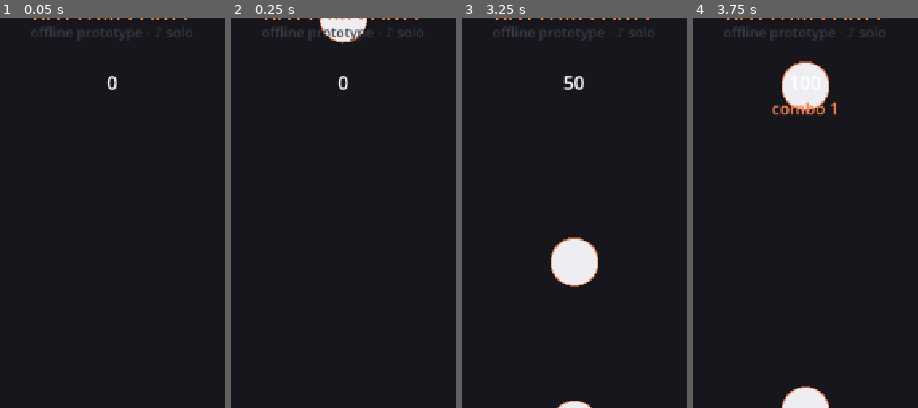
Above: before the commit, frames 1-4 (left to right).
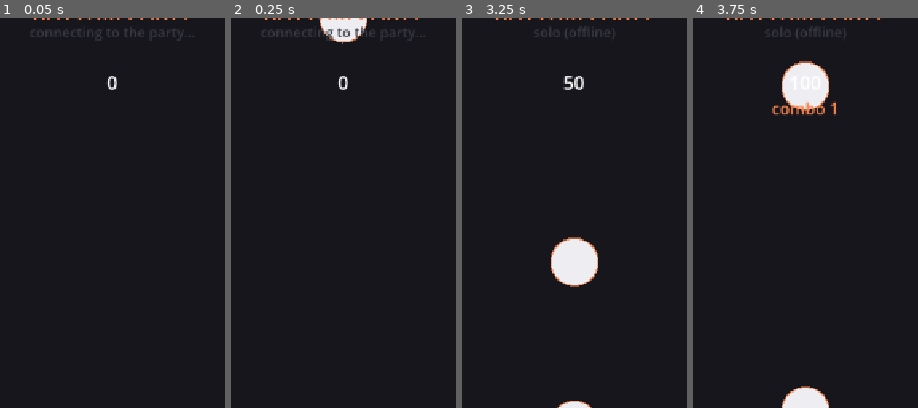
Above: after the commit, the same moments.

Repository: mirendev/sample-apps
Game: Godot game, scene res://main.tscn
The game is run twice, just before and just after one commit, with the same random seed, the same clock (stepped at 60 frames per second) and the same inputs.
Inputs (mouse positions are % of the whole screen's width and height, from its top left):
- Up to frame 1 (0.05 s): no input
- Up to frame 2 (0.25 s): no input
- Up to frame 3 (3.25 s): tap Space at 0.5, 0.77, 1.25, 1.52, 2, 2.75, 3.02 s; move the mouse to (72, 46) at 0.52 s; click (72, 46) at 0.67 s; move the mouse to (30, 56) at 1.27 s; click (30, 56) at 1.42 s; move the mouse to (60, 29) at 2.02 s; click (60, 29) at 2.17 s; move the mouse to (45, 72) at 2.77 s; click (45, 72) at 2.92 s
- Up to frame 4 (3.75 s): tap Space at 3.5 s; move the mouse to (80, 67) at 3.52 s; click (80, 67) at 3.67 s
The pictures show only the part of the screen within x 25-75%, y 5-55%; the shares and areas given below are measured in that part.

The runs differ from the first frame. In frame 1, 0.3% of the frame differs, in the area x 16-87%, y 2-6%; in frame 2, 0.5%; in frame 3, 0.4%; in frame 4, 0.4%.

Commit message:
rhythm-party: sync the room over WebSocket (step 3)
The conductor grows a /ws endpoint: a clock-sync handshake (ping/pong ->
offset estimate) plus a constant beat anchor, so every client derives the
same downbeat from global server time with no shared state. It also tracks
live presence and broadcasts the head count.

Client side: a ConductorClient (WebSocketPeer) runs the offset handshake
and swaps Conductor's time source from the local solo clock to server time
once synced, falling back to solo if no conductor is reachable. main.gd
shows the party count and sends hits (for the step-4 energy meter).

Verified against the live deploy: ~15ms RTT, ~5ms offset. coder/websocket
is vendored so the Go build stays hermetic.

Diff:
--- a/rhythm-party/game/conductor.gd
+++ b/rhythm-party/game/conductor.gd
@@ -28,6 +28,13 @@
 var _start_sec := 0.0
 var _last_whole_beat := -9999
 
+# Server-synced mode. Once the ConductorClient finishes its clock-sync
+# handshake, total_beats() switches from the local solo clock to global server
+# time, so every client lands on the same downbeat.
+var _synced := false
+var _epoch_ms := 0.0
+var _offset_ms := 0.0
+
 func start() -> void:
 	# Anchor "beat zero" LEAD_IN_BEATS into the future, so total_beats() counts
 	# up from a negative countdown. Later this anchor comes from the server.
@@ -38,8 +45,25 @@
 func seconds_per_beat() -> float:
 	return 60.0 / bpm
 
-## Absolute beats since "beat zero". Negative during the lead-in countdown.
+## Switch from solo timing to the room's shared beat. Called once when the
+## ConductorClient finishes its clock-sync handshake.
+func apply_server_sync(epoch: float, new_bpm: float, loop: int, offset: float) -> void:
+	_epoch_ms = epoch
+	bpm = new_bpm
+	beats_per_loop = loop
+	_offset_ms = offset
+	_synced = true
+
+## Refresh just the clock offset; later handshake samples correct for drift.
+func set_offset(offset_ms: float) -> void:
+	_offset_ms = offset_ms
+
+## Absolute beats since "beat zero". When synced, derived from global server
+## time; otherwise from the local solo clock (negative during the lead-in).
 func total_beats() -> float:
+	if _synced:
+		var server_now_ms := Time.get_unix_time_from_system() * 1000.0 + _offset_ms
+		return (server_now_ms - _epoch_ms) / 1000.0 / seconds_per_beat()
 	if not _running:
 		return 0.0
 	return (_now() - _start_sec) / seconds_per_beat()
@@ -49,7 +73,7 @@
 	return fposmod(total_beats(), float(beats_per_loop))
 
 func _process(_delta: float) -> void:
-	if not _running:
+	if not _running and not _synced:
 		return
 	var wb := int(floor(total_beats()))
 	if wb != _last_whole_beat:
--- /dev/null
+++ b/rhythm-party/game/conductor_client.gd
@@ -0,0 +1,110 @@
+class_name ConductorClient
+extends Node
+
+## Talks to the rhythm-party conductor over WebSocket. Two jobs:
+##   1. Clock sync (NTP-style): ping the server, measure round-trip, estimate the
+##      offset between our wall clock and the server's, keep the best sample.
+##   2. Relay the shared musical frame (epoch/bpm/loop) and the live party count.
+##
+## Gameplay never flows through here — only timing and ambient room state. If the
+## socket never opens, nothing breaks: the Conductor just stays in solo mode.
+
+signal synced(epoch_ms: float, server_bpm: float, server_loop_beats: int, offset_ms: float)
+signal offset_updated(offset_ms: float)
+signal party(online: int)
+
+const PING_INTERVAL_SEC := 2.0
+
+var _ws := WebSocketPeer.new()
+var _connected := false
+var _have_frame := false        # received a sync message
+var _emitted_synced := false
+var _best_rtt := INF
+var _offset_ms := 0.0
+var _ping_accum := 0.0
+var _epoch_ms := 0.0
+var _server_bpm := 110.0
+var _server_loop := 8
+
+func _ready() -> void:
+	var url := _conductor_url()
+	if url.is_empty():
+		return
+	var err := _ws.connect_to_url(url)
+	if err != OK:
+		push_warning("rhythm: WS connect to %s failed to start (err %d)" % [url, err])
+
+func _process(delta: float) -> void:
+	_ws.poll()
+	match _ws.get_ready_state():
+		WebSocketPeer.STATE_OPEN:
+			if not _connected:
+				_connected = true
+				_send_ping() # first sample immediately on open
+			while _ws.get_available_packet_count() > 0:
+				_handle(_ws.get_packet().get_string_from_utf8())
+			_ping_accum += delta
+			if _ping_accum >= PING_INTERVAL_SEC:
+				_ping_accum = 0.0
+				_send_ping()
+		WebSocketPeer.STATE_CLOSED:
+			_connected = false
+
+func send_hit() -> void:
+	if _connected:
+		_ws.send_text(JSON.stringify({"t": "hit"}))
+
+func _local_ms() -> float:
+	return Time.get_unix_time_from_system() * 1000.0
+
+func _send_ping() -> void:
+	_ws.send_text(JSON.stringify({"t": "ping", "c": _local_ms()}))
+
+func _handle(text: String) -> void:
+	var msg = JSON.parse_string(text)
+	if typeof(msg) != TYPE_DICTIONARY:
+		return
+	match str(msg.get("t", "")):
+		"sync":
+			_epoch_ms = float(msg.get("epoch", 0.0))
+			_server_bpm = float(msg.get("bpm", _server_bpm))
+			_server_loop = int(msg.get("loop_beats", _server_loop))
+			_have_frame = true
+			_maybe_emit_synced()
+		"pong":
+			_absorb_pong(float(msg.get("c", 0.0)), float(msg.get("s", 0.0)))
+		"party":
+			party.emit(int(msg.get("online", 0)))
+
+func _absorb_pong(c: float, s: float) -> void:
+	var now := _local_ms()
+	var rtt := now - c
+	if rtt < 0.0:
+		return
+	# Keep the lowest-latency sample; its offset estimate is the most trustworthy.
+	if rtt < _best_rtt:
+		_best_rtt = rtt
+		_offset_ms = s + rtt * 0.5 - now # server_now - local_now
+		if _emitted_synced:
+			offset_updated.emit(_offset_ms)
+	_maybe_emit_synced()
+
+func _maybe_emit_synced() -> void:
+	if _emitted_synced:
+		return
+	if _have_frame and _best_rtt < INF:
+		_emitted_synced = true
+		synced.emit(_epoch_ms, _server_bpm, _server_loop, _offset_ms)
+
+func _conductor_url() -> String:
+	# In a web export, talk to whatever host served the page (same origin).
+	if OS.has_feature("web") and Engine.has_singleton("JavaScriptBridge"):
+		var js := Engine.get_singleton("JavaScriptBridge")
+		var proto := str(js.eval("location.protocol", true))
+		var host := str(js.eval("location.host", true))
+		if host.is_empty():
+			return ""
+		var scheme := "wss" if proto == "https:" else "ws"
+		return "%s://%s/ws" % [scheme, host]
+	# Editor / desktop: talk to a locally-running conductor (no-op if absent).
+	return "ws://127.0.0.1:3000/ws"
--- a/rhythm-party/game/main.gd
+++ b/rhythm-party/game/main.gd
@@ -31,6 +31,10 @@
 var chart := [0.0, 2.0, 3.0, 4.0, 6.0, 7.0]
 
 var conductor: Conductor
+var net: ConductorClient
+var online := 0
+var is_synced := false
+
 var notes: Array = []        # each: { "beat": float (absolute), "judged": bool }
 var scheduled_until := -1    # highest loop index we've spawned notes for
 
@@ -48,6 +52,8 @@
 var judgment_label: Label
 var hint_label: Label
 
+var _net_grace := 0.0        # seconds since boot, for the "solo (offline)" fallback
+
 func _ready() -> void:
 	conductor = Conductor.new()
 	add_child(conductor)
@@ -74,6 +80,14 @@
 	hint_label.modulate = DIM
 
 	conductor.start()
+
+	# Join the room. Harmless if there's no conductor reachable — the Conductor
+	# just stays in solo mode and these signals never fire.
+	net = ConductorClient.new()
+	add_child(net)
+	net.synced.connect(_on_synced)
+	net.offset_updated.connect(func(o): conductor.set_offset(o))
+	net.party.connect(_on_party)
 
 func _make_label(pos: Vector2, size: int, align: int) -> Label:
 	var l := Label.new()
@@ -85,6 +99,7 @@
 	return l
 
 func _process(delta: float) -> void:
+	_net_grace += delta
 	var ab := conductor.total_beats()
 
 	# Spawn notes far enough ahead that they enter at the top of the screen.
@@ -118,6 +133,13 @@
 
 func _on_beat(_loop_index: int) -> void:
 	pulse = 1.0
+
+func _on_synced(epoch: float, bpm: float, loop: int, offset: float) -> void:
+	conductor.apply_server_sync(epoch, bpm, loop, offset)
+	is_synced = true
+
+func _on_party(n: int) -> void:
+	online = n
 
 func _unhandled_input(event: InputEvent) -> void:
 	var tapped := false
@@ -158,8 +180,9 @@
 	combo += 1
 	best_combo = maxi(best_combo, combo)
 	pulse = 1.0
-	# PARTY: also send {"t":"hit", "quality": ...} to the conductor here, so the
-	# room-wide combo meter ticks for everyone.
+	# Feeds the room-wide energy meter (step 4); ignored by the conductor today.
+	if net:
+		net.send_hit()
 
 func _register_miss() -> void:
 	combo = 0
@@ -174,6 +197,16 @@
 	combo_label.text = ("combo %d" % combo) if combo > 0 else " "
 	judgment_label.text = judgment
 	judgment_label.modulate = ACCENT if judgment == "PERFECT" else Color.WHITE
+
+	if is_synced:
+		party_label.text = "🎉 %d here · everyone on the same beat" % maxi(online, 1)
+		party_label.modulate = ACCENT
+	elif _net_grace < 3.0:
+		party_label.text = "connecting to the party…"
+		party_label.modulate = DIM
+	else:
+		party_label.text = "solo (offline)"
+		party_label.modulate = DIM
 
 func _draw() -> void:
 	draw_rect(Rect2(0, 0, W, H), BG)
Not shown, added: rhythm-party/game/conductor_client.gd.uid
Not shown, changed: rhythm-party/README.md
Not shown, changed: rhythm-party/conductor/go.mod
Not shown, added: rhythm-party/conductor/go.sum
Not shown, changed: rhythm-party/conductor/main.go
Not shown, added: rhythm-party/conductor/vendor/github.com/coder/websocket/LICENSE.txt
Not shown, added: rhythm-party/conductor/vendor/github.com/coder/websocket/Makefile
Not shown, added: rhythm-party/conductor/vendor/github.com/coder/websocket/README.md
Not shown, added: rhythm-party/conductor/vendor/github.com/coder/websocket/accept.go
Not shown, added: rhythm-party/conductor/vendor/github.com/coder/websocket/close.go
Not shown, added: rhythm-party/conductor/vendor/github.com/coder/websocket/compress.go
Not shown, added: rhythm-party/conductor/vendor/github.com/coder/websocket/conn.go
(and 23 more such lines)
